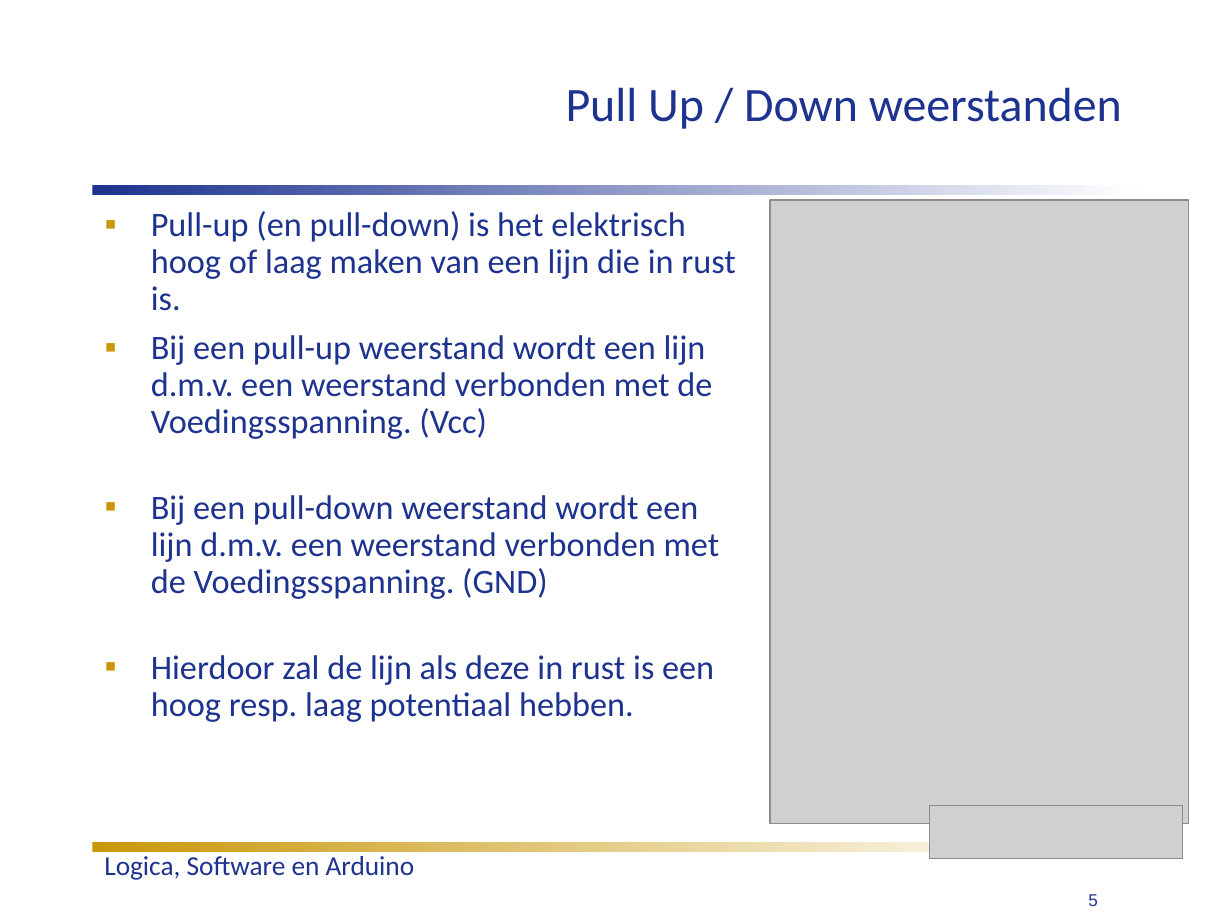
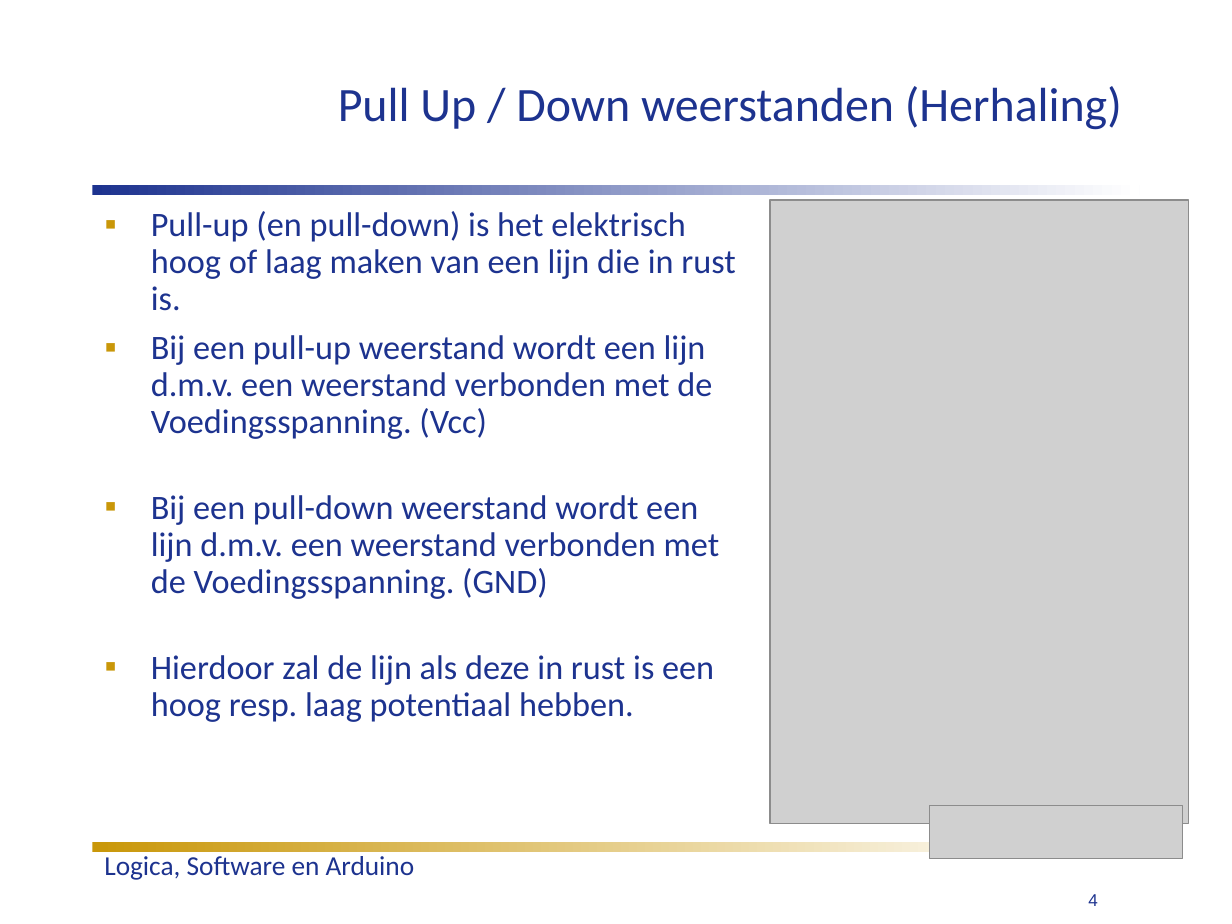
Before and after one commit to humiq/Greendevelopment, a slide deck: slide 4 of trunk/documents/Colleges/ISIROB College 4.ppt (slide 5 before the commit). Drawn at 1232x924 pixels with LibreOffice and Linux fonts; fonts in the diff are those of the drawing; grey boxes stand for pictures. Boxes give left, top, right and bottom in pixels: in the first picture for what was removed or moved away, otherwise in the second. Text is boxed around its words. In the diff, an @@ line names an element or a change of style, - is before the commit and + after.

```diff
--- a/trunk/documents/Colleges/ISIROB College 4.ppt
+++ b/trunk/documents/Colleges/ISIROB College 4.ppt
@@ title at [338,86,1122,130]: text changed @@
-Pull Up / Down weerstanden
+Pull Up / Down weerstanden (Herhaling)
@@ page number at [1088,894,1098,906]: text changed @@
-5
+4
```
Also in this commit, not shown: 9 other slides changed, 2 slides removed, 5 other files.
